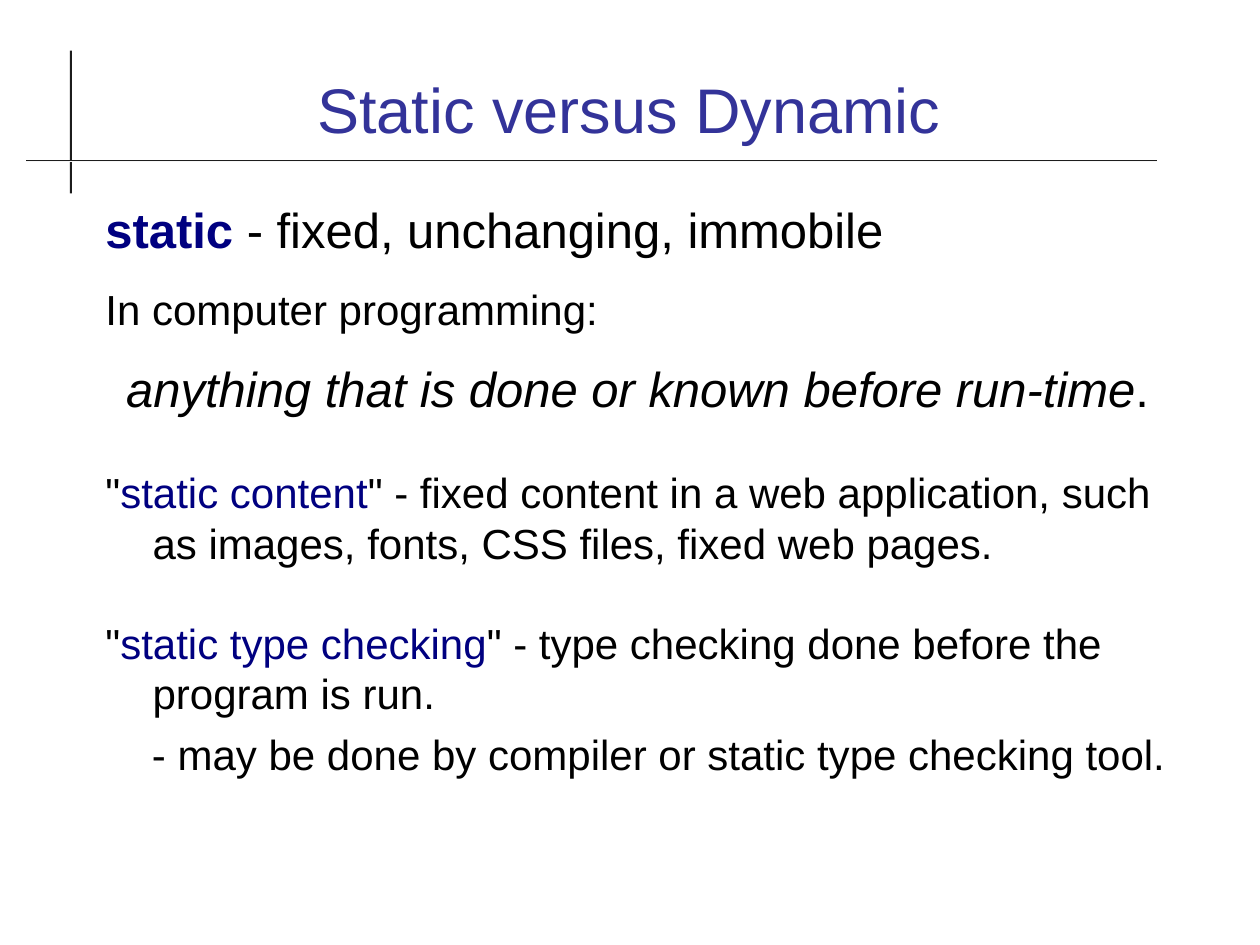
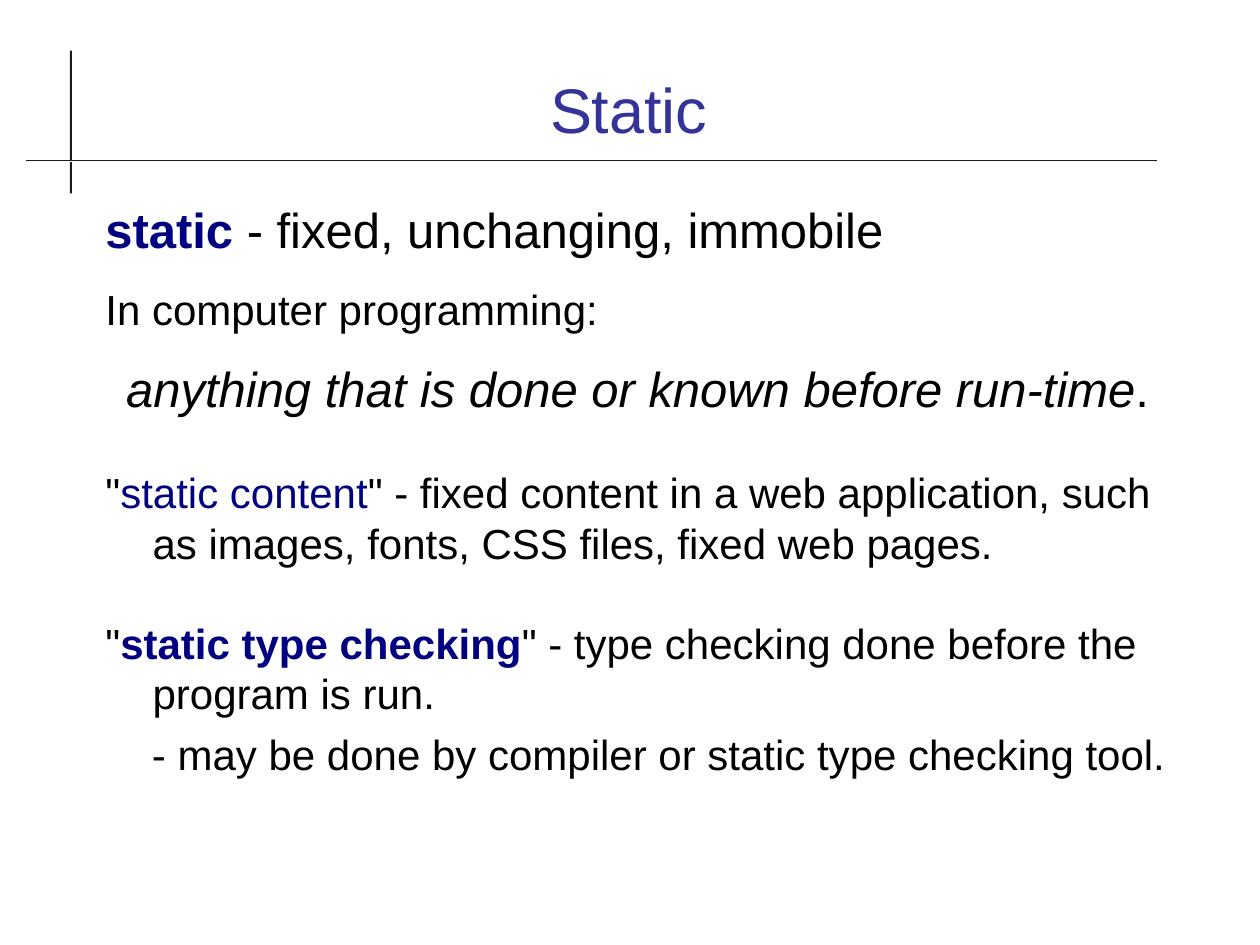
Before and after one commit to cpske/ISP, a slide deck: slide 3 of code-quality/Type-Checking.odp. Drawn at 1260x945 pixels with LibreOffice and Linux fonts; fonts in the diff are those of the drawing. Boxes give left, top, right and bottom in pixels: in the first picture for what was removed or moved away, otherwise in the second. Text is boxed around its words. In the diff, an @@ line names an element or a change of style, - is before the commit and + after.

```diff
--- a/code-quality/Type-Checking.odp
+++ b/code-quality/Type-Checking.odp
@@ title at box(550, 87, 707, 134): text changed @@
-Static versus Dynamic
+Static
@@ text at box(105, 628, 1136, 717): bold on in ""static type checking"" @@
```
Also in this commit, not shown: 5 other slides changed, 5 slides added, 1 other file.
